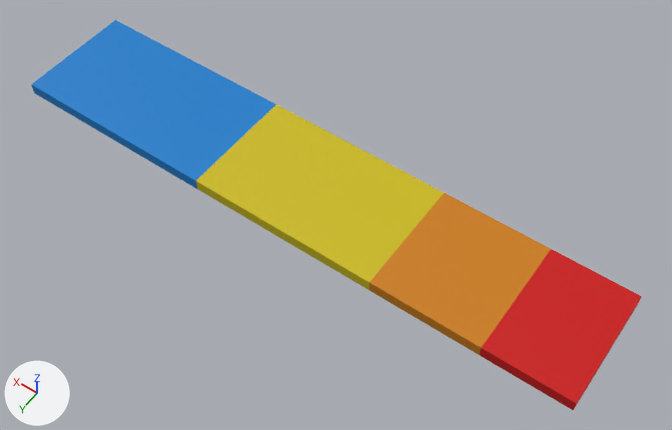
The Blender file Data/Model/Stage/2.Sundome/StageSundome.blend as it was, and as the next commit left it.
The view is the same before and after, from a camera (50 mm lens) standing at (-5.34, 6.78, 10.26) and looking at (-0.6, 0.14, -0.17). The lights are fixed; the arrows at lower left show +X, +Y and +Z.

Names of what the first picture shows: 'Terrain'.
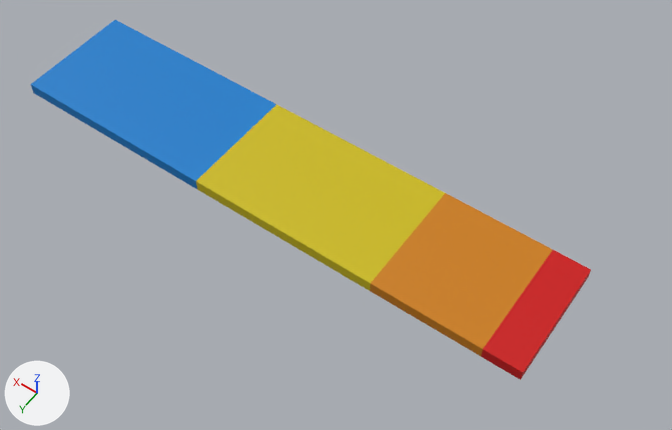
What changed in the scene script:
```text
Change me_terrainmesh:
    used by ob_terrain; location = (0.0, 0.0, 0.0); rotation_euler = (1.571, 0.0, 0.0), in degrees (90, 0, 0); scale = (0.185, 0.185, 0.185)
    remove me_terrainmesh.from_pydata(...)  # 3081 vertices, 5920 faces; spans x -25.5..24.5, y 0.0..1.0, z -5.5..4.5
    add me_terrainmesh.from_pydata(...)  # 2849 vertices, 5472 faces; spans x -23.5..22.5, y 0.0..1.0, z -5.5..4.5
    me_terrainmesh part 1: 54 vertices moved from x -25.5..-24.0, y 0.0..0.5, z -5.5..4.5 to x -23.5, y 0.0..0.5, z -5.0..4.0; 138 vertices removed from x -25.5..-24.0, y 0.0..1.0, z -5.5..4.5; 22 vertices added at x -23.5, y 0.0..0.8, z -5.0..4.0
    me_terrainmesh part 2: 672 kept faces spanning x -20.5..6.5, y 0.0..1.0, z -5.5..4.5 get new texture (UV) coordinates
Change ob_terrain:
    ob_terrain.location: (0.0, 0.0, 0.0) -> (0.36, 0.0, 0.0)
    ob_terrain.scale: (0.185, 0.185, 0.185) -> (0.186, 0.186, 0.186)
```

Location of each change, [x1, y1, x2, y2] in pixels of the pictures (672 x 430 px):
'Terrain', reshaped, moved, rescaled (8% narrower, 8% shorter): before [31, 20, 642, 410]; after [31, 20, 591, 380]
part 1 of me_terrainmesh, cut back: before [546, 283, 642, 410]; after [521, 272, 590, 378]
part 2 of me_terrainmesh, surface changed: before [196, 105, 576, 370]; after [177, 100, 553, 356]
